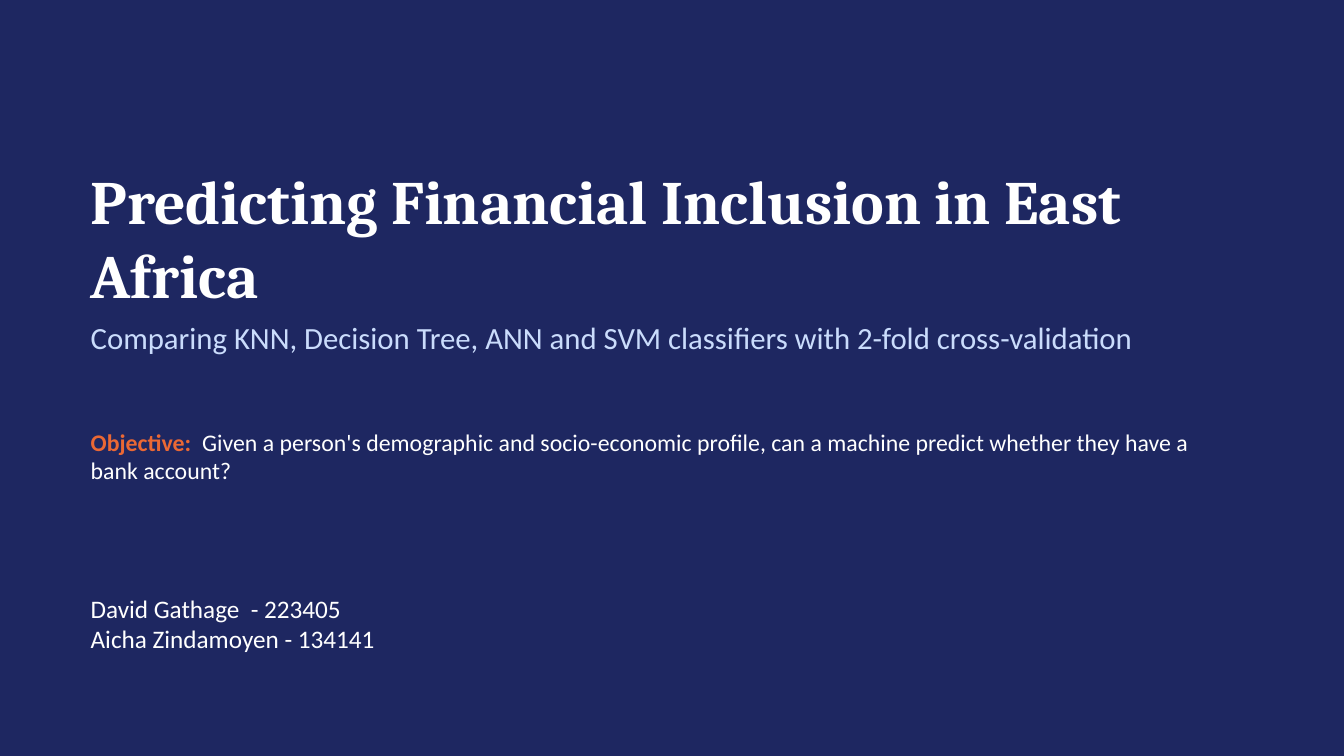
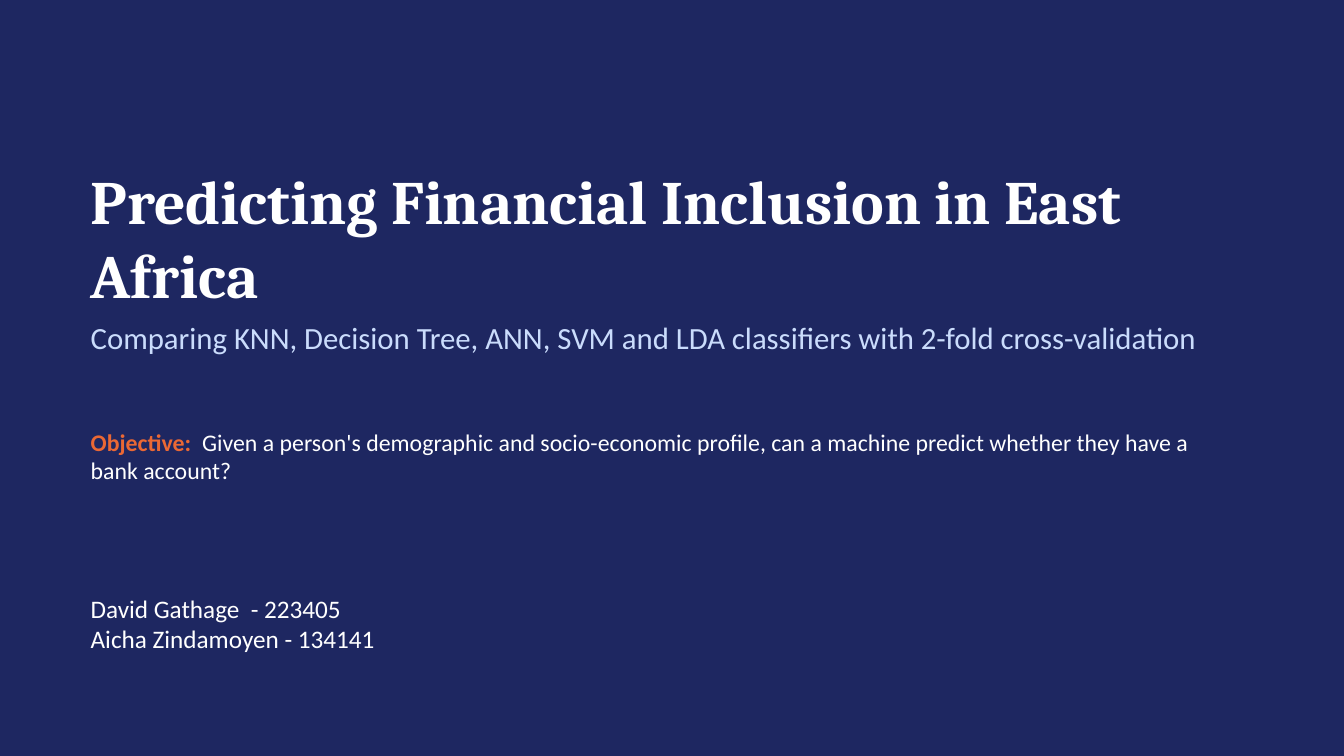
Before and after one commit to davidgathage/ML-application-KNN-SVM-Decision-Trees, a slide deck: slide 1 of Report/Mini project report.pptx. Drawn at 1344x756 pixels with LibreOffice and Linux fonts; fonts in the diff are those of the drawing. Boxes give left, top, right and bottom in pixels: in the first picture for what was removed or moved away, otherwise in the second. Text is boxed around its words. In the diff, an @@ line names an element or a change of style, - is before the commit and + after.

```diff
--- a/Report/Mini project report.pptx
+++ b/Report/Mini project report.pptx
@@ text at (91,327,1196,355): text changed @@
-Comparing KNN, Decision Tree, ANN and SVM classifiers with 2-fold cross-validation
+Comparing KNN, Decision Tree, ANN, SVM and LDA classifiers with 2-fold cross-validation
```
Also in this commit, not shown: 6 other slides changed.
